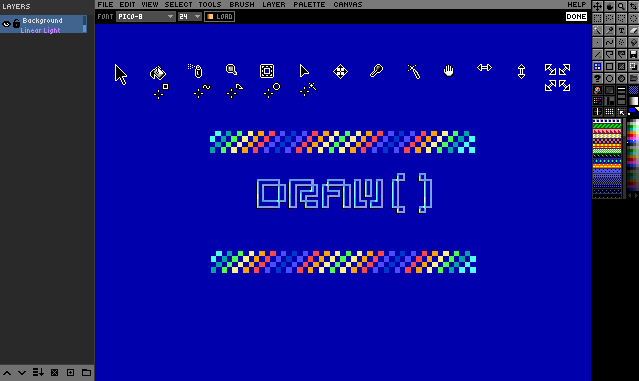
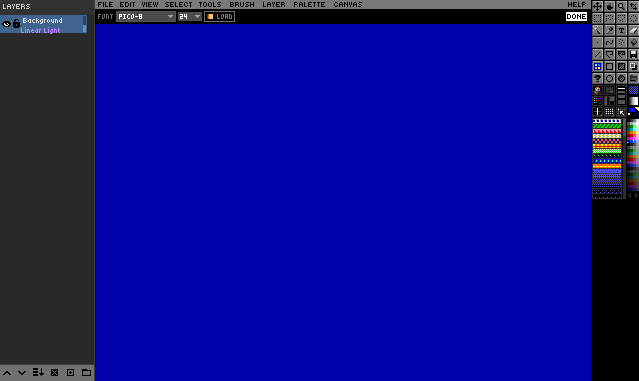
Revision of a layered 639px x 381px image; what changed, layer by layer:
hid group "DRAW CURSORS" (18 layers) over [115, 64, 570, 100]
hid "DRAW LOGO" over [210, 131, 476, 273]
